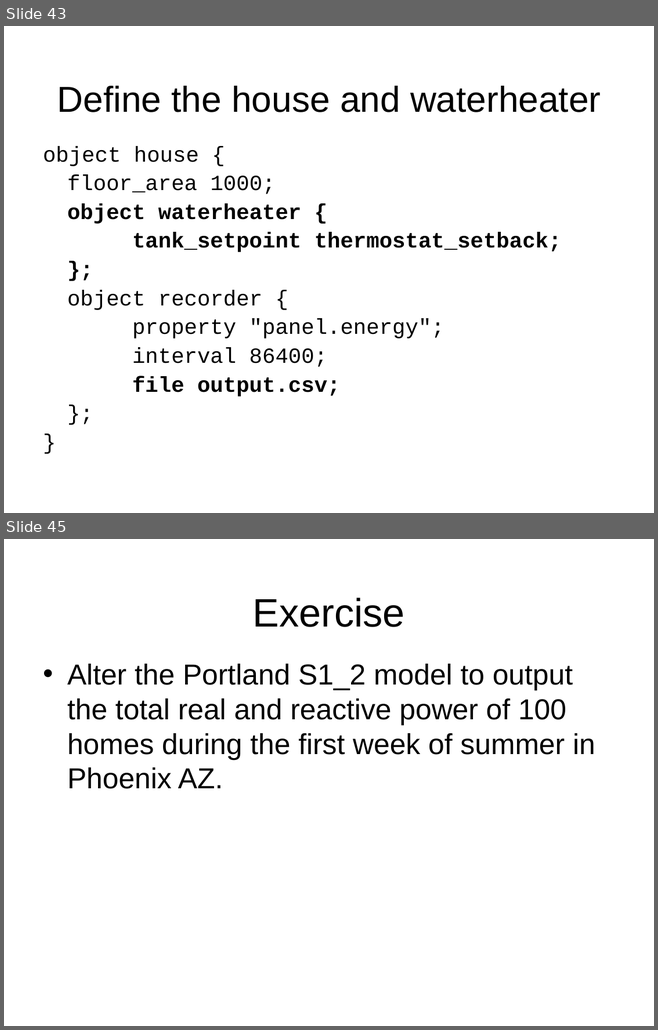
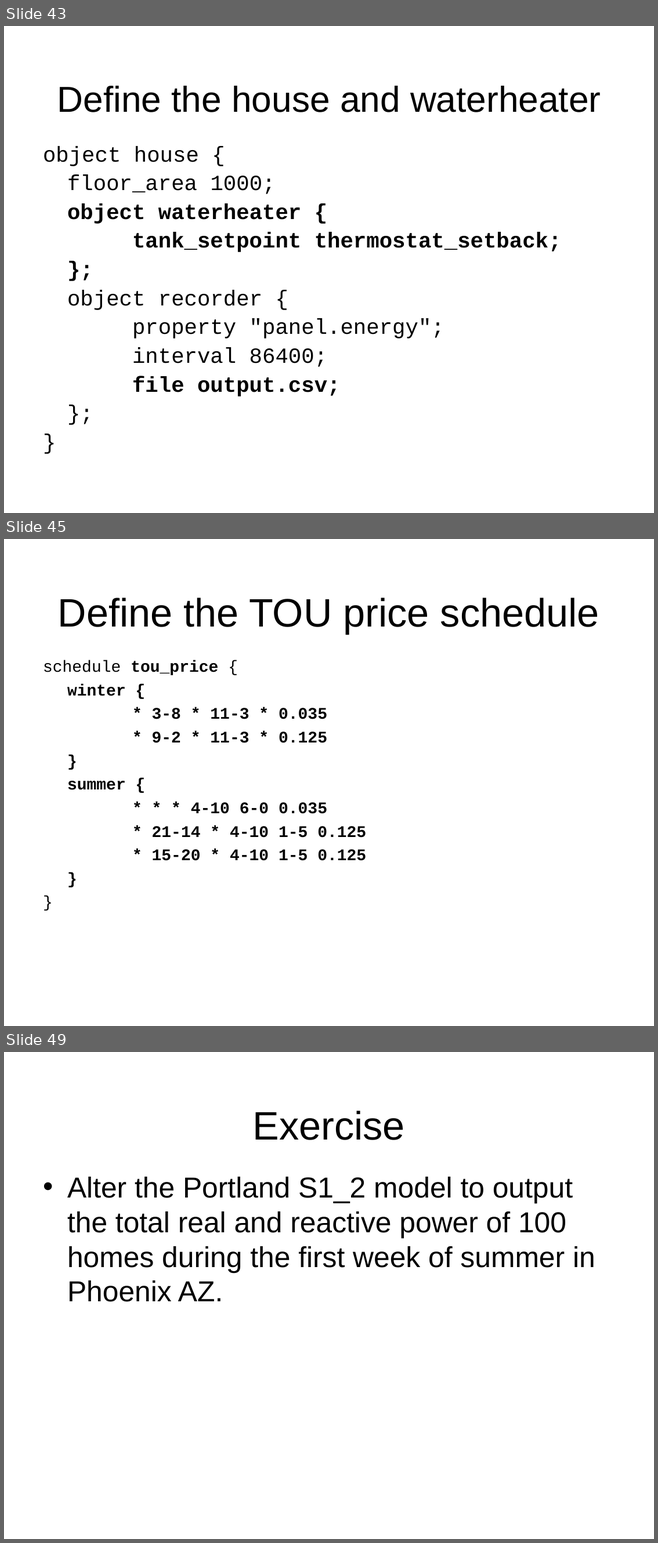
Before and after one commit to gridlab-d/course, a slide deck: Short/1 - Residential.ppt. Shown one above the other, each under a label of ours: slides 43 and 45 before the commit, slides 43, 45 and 49 after it; the slides between them are not shown. The pictures are 658x1030 and 658x1543 pixels, drawn with LibreOffice and Linux fonts; fonts in the diff are those of the drawing; background and template pictures are left out. Boxes give left, top, right and bottom in pixels: in the first picture for what was removed or moved away, otherwise in the second. Text is boxed around its words. In the diff, an @@ line names an element or a change of style, - is before the commit and + after.

```diff
--- a/Short/1 - Residential.ppt
+++ b/Short/1 - Residential.ppt
@@ slide 45 added at <box>4,539,654,1026</box>, background picture (left out) @@
@@ title added at <box>58,598,599,634</box>, 44 pt, text #000000 @@
+Define the TOU price schedule
@@ text added at <box>43,660,366,861</box>, 18 pt, text #000000, bold @@
+schedule tou_price {
+winter {
+* 3-8 * 11-3 * 0.035
+* 9-2 * 11-3 * 0.125
+}
+summer {
+* * * 4-10 6-0 0.035
+* 21-14 * 4-10 1-5 0.125
+* 15-20 * 4-10 1-5 0.125
+}
+}
@@ what was slide 45 is now slide 49 @@
```
Also in this commit, not shown: 4 other slides added, 1 slide removed.
